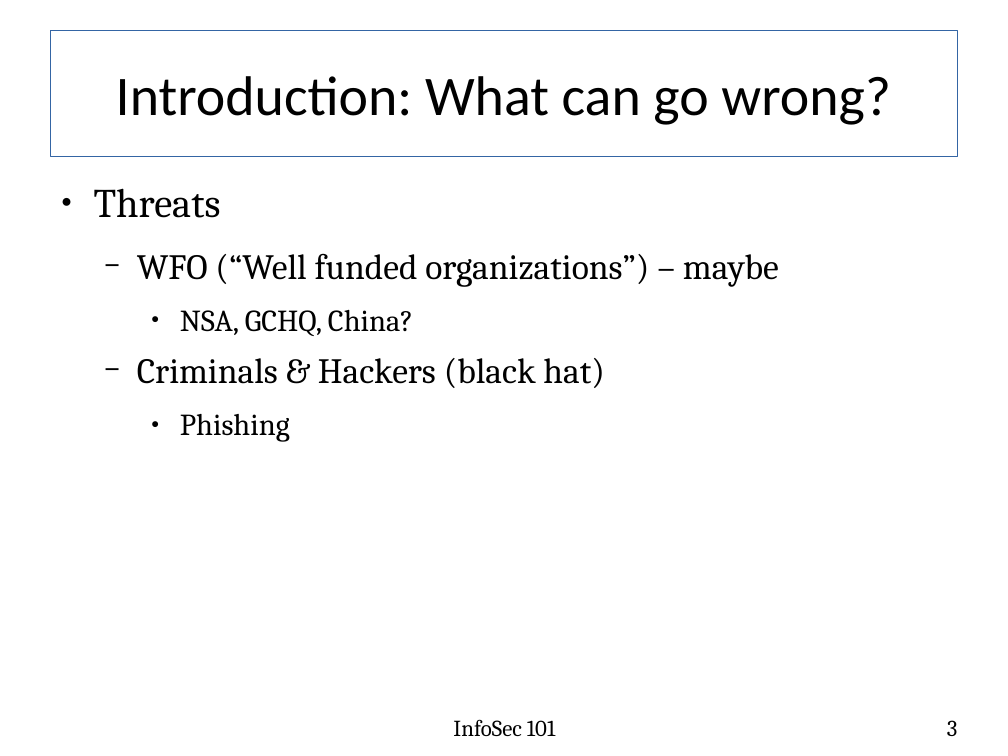
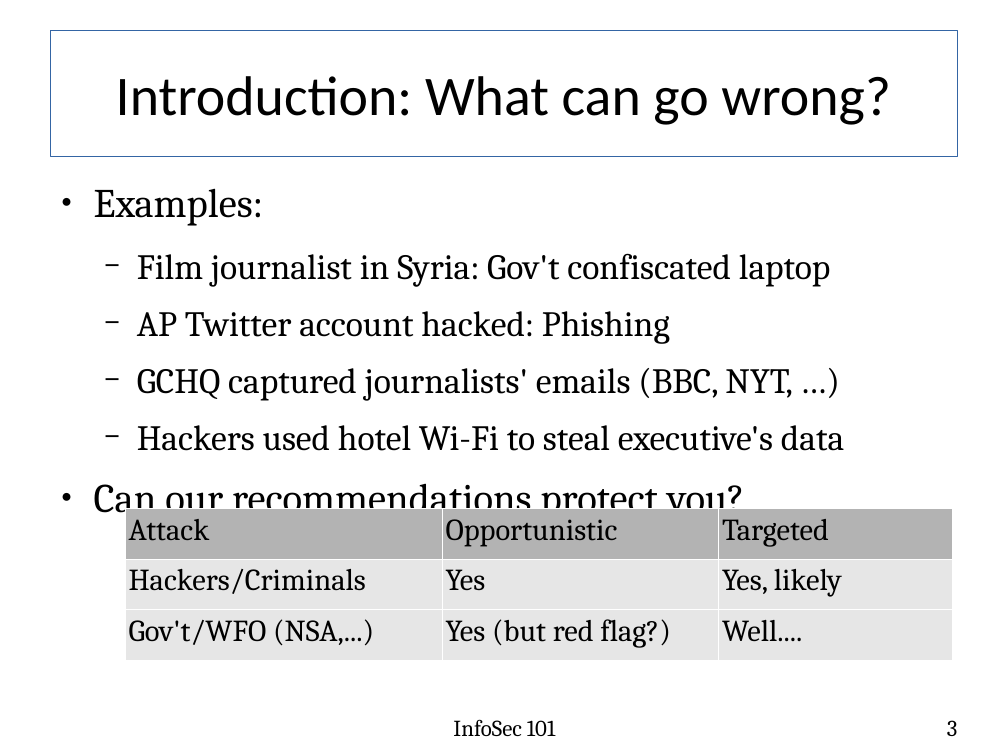
Before and after one commit to fabianlischka/InfoSec101, a slide deck: slide 3 of InfoSec101-Presentation-FCC-2015-02-26.odp. Drawn at 1008x756 pixels with LibreOffice and Linux fonts; fonts in the diff are those of the drawing. Boxes give left, top, right and bottom in pixels: in the first picture for what was removed or moved away, otherwise in the second. Text is boxed around its words. In the diff, an @@ line names an element or a change of style, - is before the commit and + after.

```diff
--- a/InfoSec101-Presentation-FCC-2015-02-26.odp
+++ b/InfoSec101-Presentation-FCC-2015-02-26.odp
@@ text at (x1=94, y1=188, x2=844, y2=522): text changed @@
-● Threats
-  − WFO (“Well funded organizations”) – maybe
-    ● NSA, GCHQ, China?
-  − Criminals & Hackers (black hat)
-    ● Phishing
+● Examples:
+  − Film journalist in Syria: Gov't confiscated laptop
+  − AP Twitter account hacked: Phishing
+  − GCHQ captured journalists' emails (BBC, NYT, …)
+  − Hackers used hotel Wi-Fi to steal executive's data
+● Can our recommendations protect you?
@@ table added at (x1=125, y1=509, x2=952, y2=660), 3 rows, 3 columns @@
+Attack | Opportunistic | Targeted
+Hackers/Criminals | Yes | Yes, likely
+Gov't/WFO (NSA,...) | Yes (but red flag?) | Well....
```
Also in this commit, not shown: 22 other slides changed, 1 slide removed.
